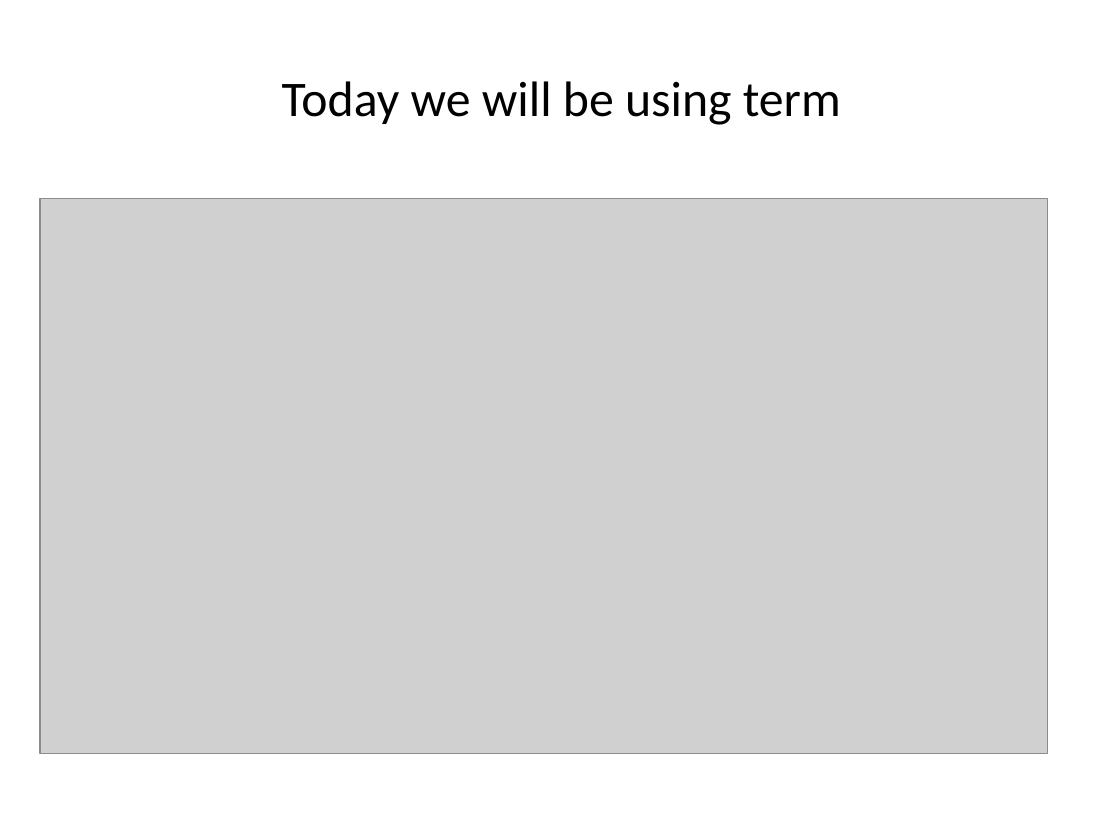
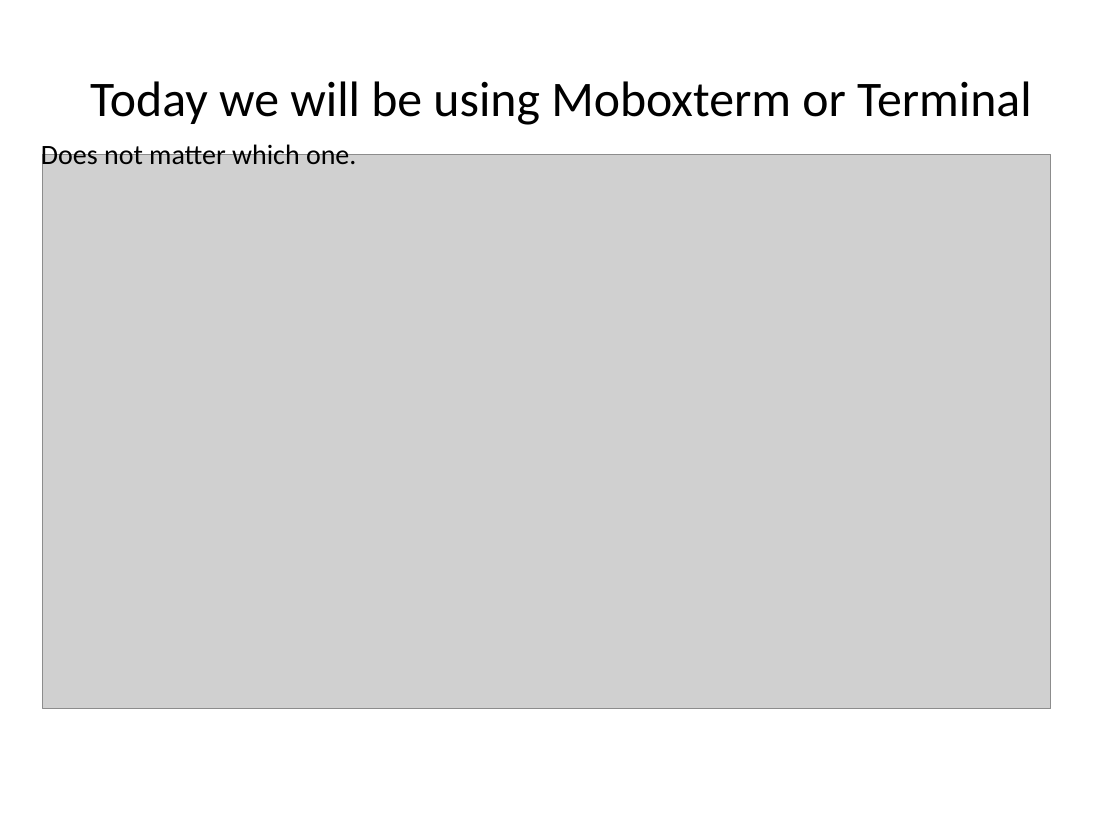
Before and after one commit to ncasuk/ncas-isc, a slide deck: slide 5 of shell/presentations/01_editors.pptx. Drawn at 1120x840 pixels with LibreOffice and Linux fonts; fonts in the diff are those of the drawing; grey boxes stand for pictures; background and template pictures are left out. Boxes give left, top, right and bottom in pixels: in the first picture for what was removed or moved away, otherwise in the second. Text is boxed around its words. In the diff, an @@ line names an element or a change of style, - is before the commit and + after.

```diff
--- a/shell/presentations/01_editors.pptx
+++ b/shell/presentations/01_editors.pptx
@@ title at (x1=90, y1=81, x2=1031, y2=125): text changed @@
-Today we will be using term
+Today we will be using Moboxterm or Terminal
@@ text added at (x1=41, y1=141, x2=356, y2=171), 18 pt, text #000000 @@
+Does not matter which one.
@@ picture moved from (x1=40, y1=199, x2=1048, y2=754) to (x1=43, y1=155, x2=1051, y2=709) @@
```
Also in this commit, not shown: 4 other slides changed, 1 slide added, 1 slide removed, 9 other files.
